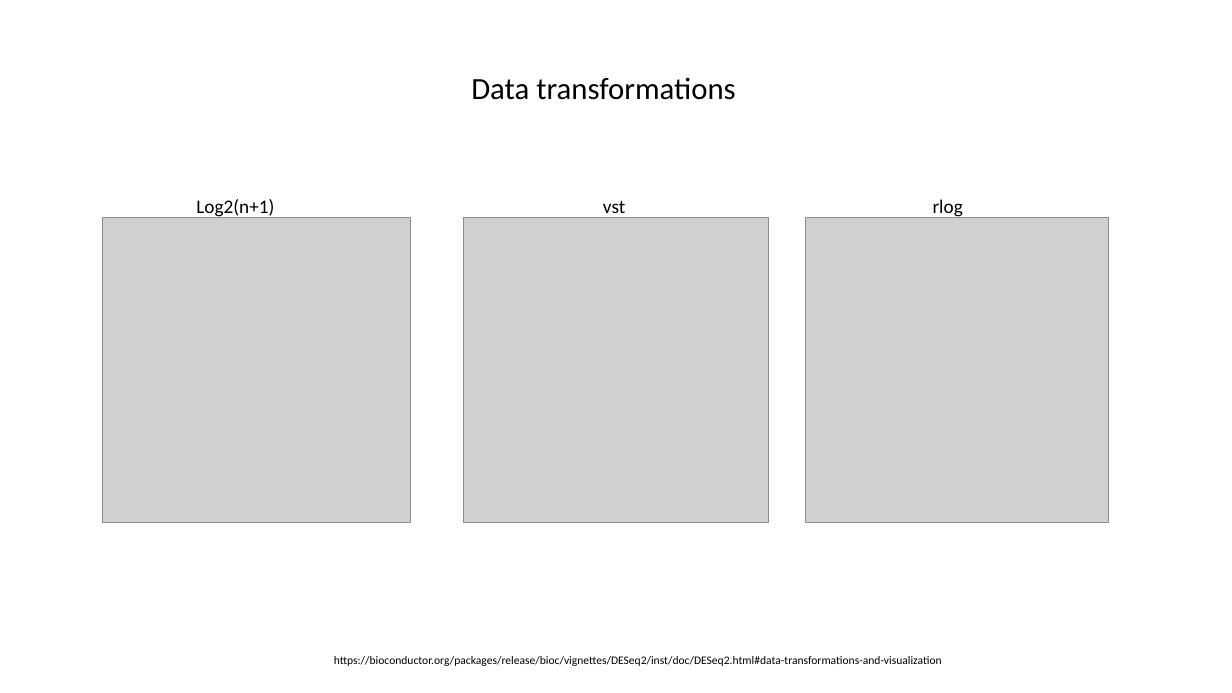
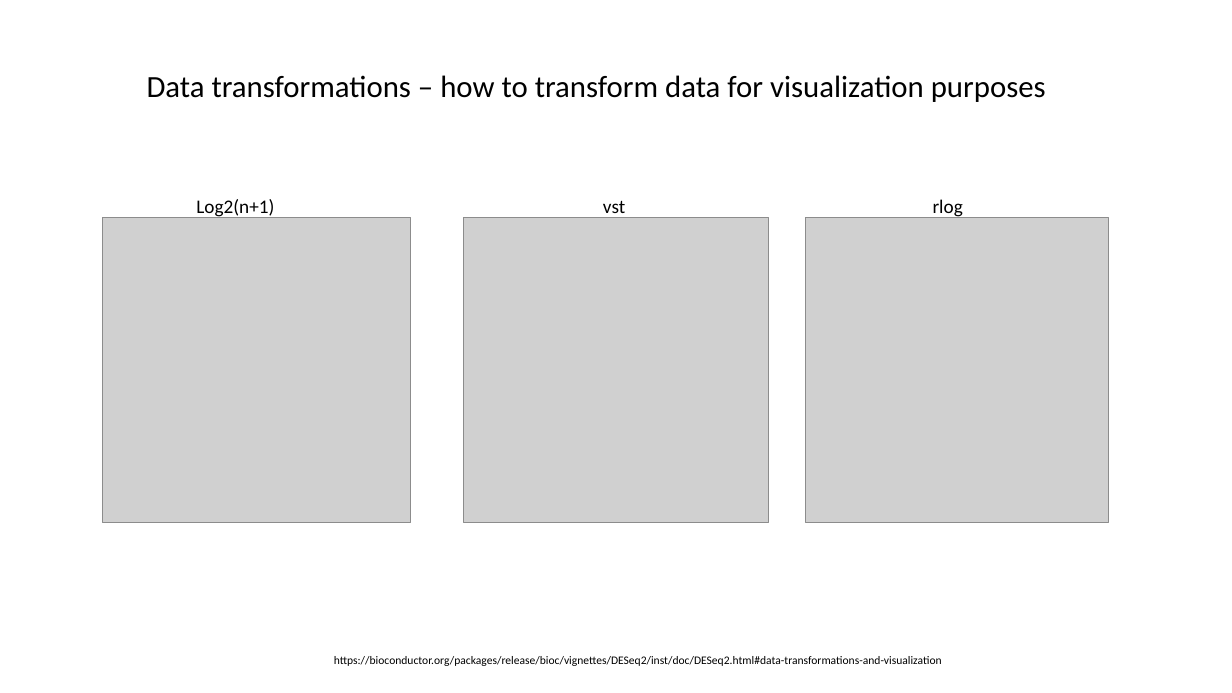
Before and after one commit to jraab/GNET749_RNAseq, a slide deck: slide 7 of lectures/2023_GNET749_Lecture5_QC_Viz.pptx (slide 5 before the commit). Drawn at 1232x693 pixels with LibreOffice and Linux fonts; fonts in the diff are those of the drawing; grey boxes stand for pictures. Boxes give left, top, right and bottom in pixels: in the first picture for what was removed or moved away, otherwise in the second. Text is boxed around its words. In the diff, an @@ line names an element or a change of style, - is before the commit and + after.

```diff
--- a/lectures/2023_GNET749_Lecture5_QC_Viz.pptx
+++ b/lectures/2023_GNET749_Lecture5_QC_Viz.pptx
@@ text at <box>147,75,1046,102</box>: text changed @@
-Data transformations
+Data transformations – how to transform data for visualization purposes
```
Also in this commit, not shown: 4 other slides changed, 8 slides added, 3 other files.
